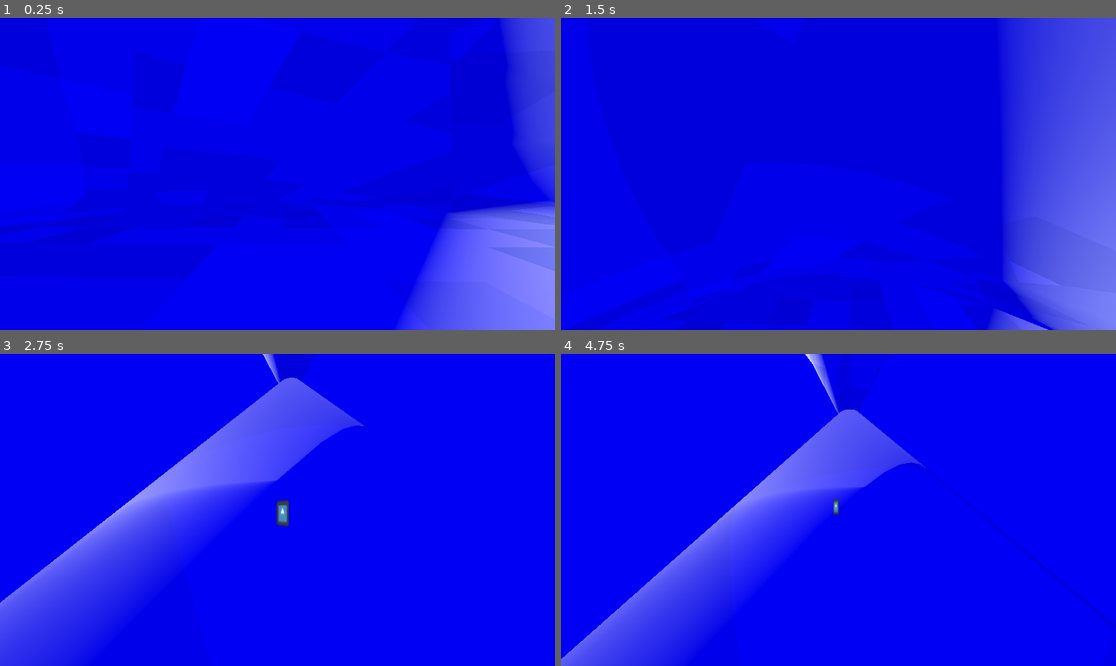
Above: before the commit, frames 1-4 (two rows, left to right).
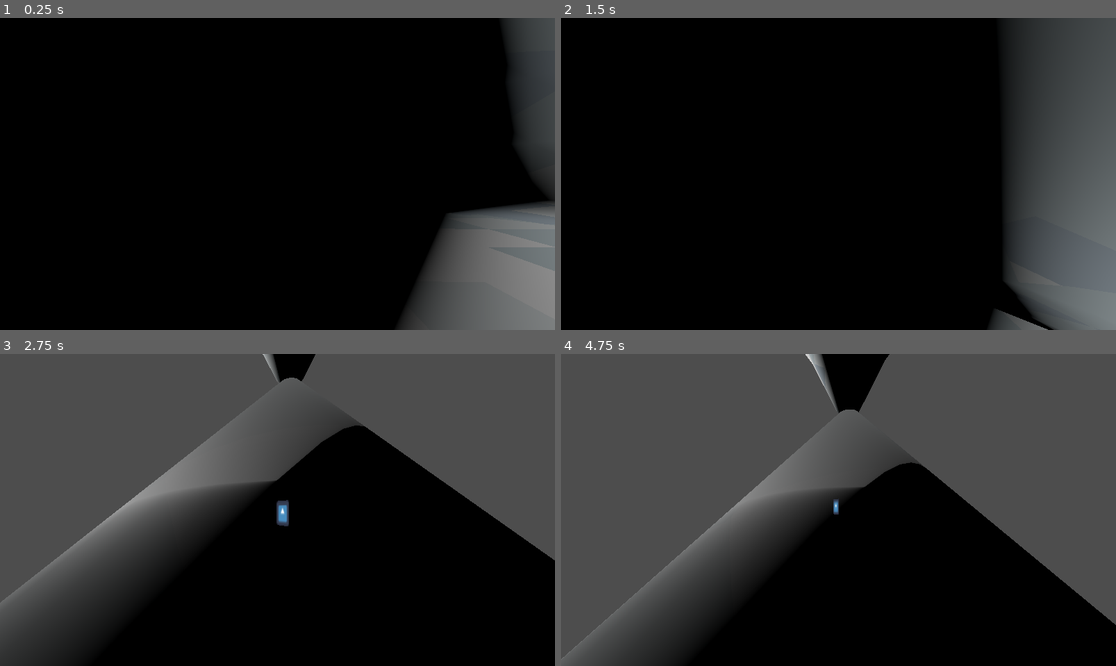
Above: after the commit, the same moments.

Repository: CodingBigTime/pencil-chisel-code-2023
Game: Godot game, scene res://scenes/main.tscn
Same seed, same stepped clock (60 frames per second), same inputs: the game is played once before the commit and once after it. Before the commit the project starts from res://scenes/node_3d.tscn. The engine's default icon, where the game draws it, is replaced by a stand-in: a white triangle on a blue panel in a dark square.
Inputs:
- Up to frame 1 (0.25 s): no input
- Up to frame 2 (1.5 s): tap Enter (ui_accept) at 0.5, 0.77 s; hold D (right) 0.53-1.28 s; hold S (down) from 1.28 s (still down)
- Up to frame 3 (2.75 s): tap Enter (ui_accept) at 1.52 s; release S (down) at 2.03 s; hold D (right) from 2.03 s (still down)
- Up to frame 4 (4.75 s): release D (right) at 2.78 s; hold W (up) 2.78-3.53 s; tap Enter (ui_accept) at 3.02, 3.77, 4.52 s; hold A (left) from 3.53 s (still down)

The runs differ from the first frame. In frame 1, 100% of the frame differs, in the area x 0-100%, y 0-100%; in frame 2, 100%; in frame 3, 100%; in frame 4, 100%.

Commit message:
Update main scene

Diff:
--- a/project.godot
+++ b/project.godot
@@ -11,7 +11,7 @@
 [application]
 
 config/name="game-jam-godot-template"
-run/main_scene="res://scenes/node_3d.tscn"
+run/main_scene="res://scenes/main.tscn"
 config/features=PackedStringArray("4.1", "Forward Plus")
 config/icon="res://icon.svg"
 
--- /dev/null
+++ b/scenes/main.tscn
@@ -0,0 +1,22 @@
+[gd_scene load_steps=4 format=3 uid="uid://d02rc17m7ng27"]
+
+[ext_resource type="PackedScene" uid="uid://cup6i73gp2txa" path="res://actors/player.tscn" id="1_7ud0s"]
+[ext_resource type="Script" path="res://scenes/Camera3D.gd" id="2_nl8p7"]
+[ext_resource type="PackedScene" uid="uid://w8bd5n1p2168" path="res://objects/mountain.tscn" id="3_yenbf"]
+
+[node name="Node3D" type="Node3D"]
+
+[node name="player" parent="." instance=ExtResource("1_7ud0s")]
+transform = Transform3D(1, 0, 0, 0, 1, 0, 0, 0, 1, 18.343, 145.836, 9.21762)
+
+[node name="Camera3D" type="Camera3D" parent="."]
+script = ExtResource("2_nl8p7")
+
+[node name="mountain" parent="." instance=ExtResource("3_yenbf")]
+transform = Transform3D(20, 0, 0, 0, 10, 0, 0, 0, 20, 0, 0, 0)
+
+[node name="DirectionalLight3D" type="DirectionalLight3D" parent="."]
+transform = Transform3D(0.36272, 0.0504455, -0.930532, 0.0778524, 0.993403, 0.0842005, 0.928641, -0.102985, 0.3564, -49.1771, 28.3303, 15.5855)
+
+[node name="mountain2" parent="." instance=ExtResource("3_yenbf")]
+transform = Transform3D(-2, 3.01992e-07, 0, -3.01992e-07, -2, 0, 0, 0, 2, 5.31634, 170.221, 0.161701)
--- a/scenes/node_3d.tscn
+++ /dev/null
@@ -1,29 +0,0 @@
-[gd_scene load_steps=5 format=3 uid="uid://d02rc17m7ng27"]
-
-[ext_resource type="Script" path="res://scenes/Camera3D.gd" id="2_1sink"]
-[ext_resource type="PackedScene" uid="uid://cup6i73gp2txa" path="res://actors/player.tscn" id="2_avqwy"]
-[ext_resource type="PackedScene" path="res://objects/mountain.tscn" id="2_scjnr"]
-
-[sub_resource type="Environment" id="Environment_1vc34"]
-background_mode = 1
-background_color = Color(0, 0, 0.956863, 1)
-
-[node name="Node3D" type="Node3D"]
-
-[node name="player" parent="." instance=ExtResource("2_avqwy")]
-transform = Transform3D(1, 0, 0, 0, 1, 0, 0, 0, 1, 18.343, 145.836, 9.21762)
-
-[node name="Camera3D" type="Camera3D" parent="."]
-script = ExtResource("2_1sink")
-
-[node name="mountain" parent="." instance=ExtResource("2_scjnr")]
-transform = Transform3D(20, 0, 0, 0, 10, 0, 0, 0, 20, 0, 0, 0)
-
-[node name="DirectionalLight3D" type="DirectionalLight3D" parent="."]
-transform = Transform3D(0.36272, 0.0504455, -0.930532, 0.0778524, 0.993403, 0.0842005, 0.928641, -0.102985, 0.3564, -49.1771, 28.3303, 15.5855)
-
-[node name="mountain2" parent="." instance=ExtResource("2_scjnr")]
-transform = Transform3D(-2, 3.01992e-07, 0, -3.01992e-07, -2, 0, 0, 0, 2, 5.31634, 170.221, 0.161701)
-
-[node name="WorldEnvironment" type="WorldEnvironment" parent="."]
-environment = SubResource("Environment_1vc34")
